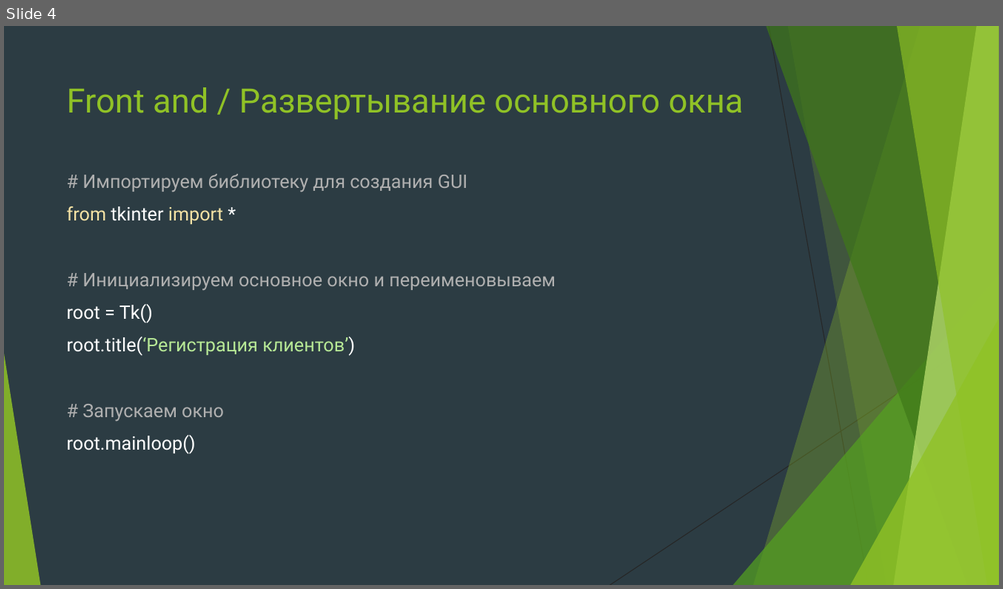
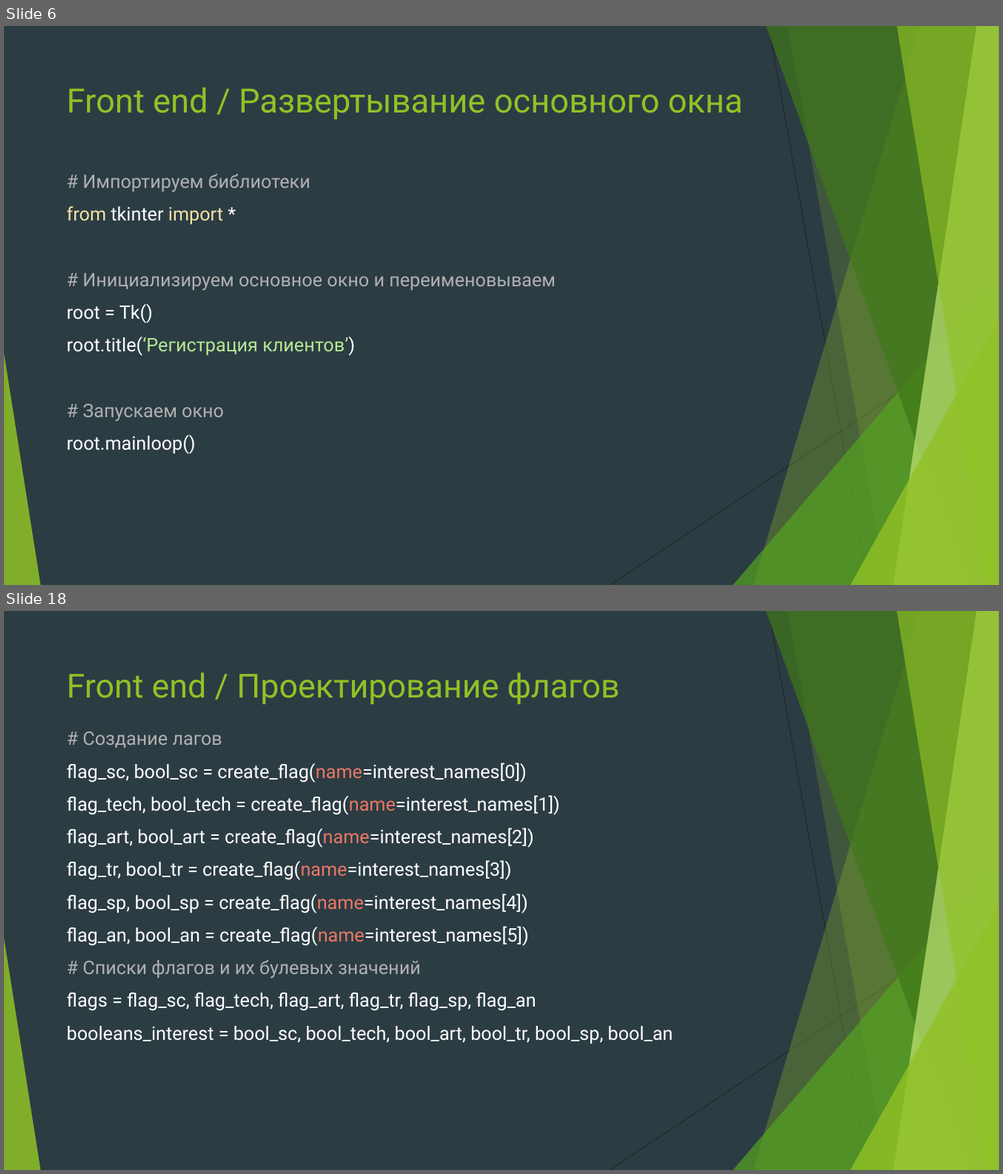
Before and after one commit to Yegor9151/for_corund, a slide deck: course_project_for_korund/ver 1.1/уроки/урок 6.pptx. Shown one above the other, each under a label of ours: slide 4 before the commit, slides 6 and 18 after it; the slides between them are not shown. The pictures are 1003x589 and 1003x1174 pixels, drawn with LibreOffice and Linux fonts; fonts in the diff are those of the drawing. Boxes give left, top, right and bottom in pixels: in the first picture for what was removed or moved away, otherwise in the second. Text is boxed around its words. In the diff, an @@ line names an element or a change of style, - is before the commit and + after.

```diff
--- a/course_project_for_korund/ver 1.1/уроки/урок 6.pptx
+++ b/course_project_for_korund/ver 1.1/уроки/урок 6.pptx
@@ slide 18 added at <box>4,611,999,1170</box>, background #2C3C43; not listed: 10 template elements that a slide beside it also shows @@
@@ title added at <box>67,672,620,704</box>, 32 pt, text #90C226 @@
+Front end / Проектирование флагов
@@ text added at <box>67,732,673,1044</box>, 18 pt, text #FFFFFF @@
+# Создание лагов
+flag_sc, bool_sc = create_flag(name=interest_names[0])
+flag_tech, bool_tech = create_flag(name=interest_names[1])
+flag_art, bool_art = create_flag(name=interest_names[2])
+flag_tr, bool_tr = create_flag(name=interest_names[3])
+flag_sp, bool_sp = create_flag(name=interest_names[4])
+flag_an, bool_an = create_flag(name=interest_names[5])
+# Списки флагов и их булевых значений
+flags = flag_sc, flag_tech, flag_art, flag_tr, flag_sp, flag_an
+booleans_interest = bool_sc, bool_tech, bool_art, bool_tr, bool_sp, bool_an
@@ what was slide 4 is now slide 6 @@
@@ slide 6 changed as well @@
@@ title at <box>67,87,743,119</box>: text changed @@
-Front and / Развертывание основного окна
+Front end / Развертывание основного окна
@@ text at <box>82,174,310,192</box>: text changed @@
-# Импортируем библиотеку для создания GUI
+# Импортируем библиотеки
```
Also in this commit, not shown: 4 other slides changed, 17 other slides added.
